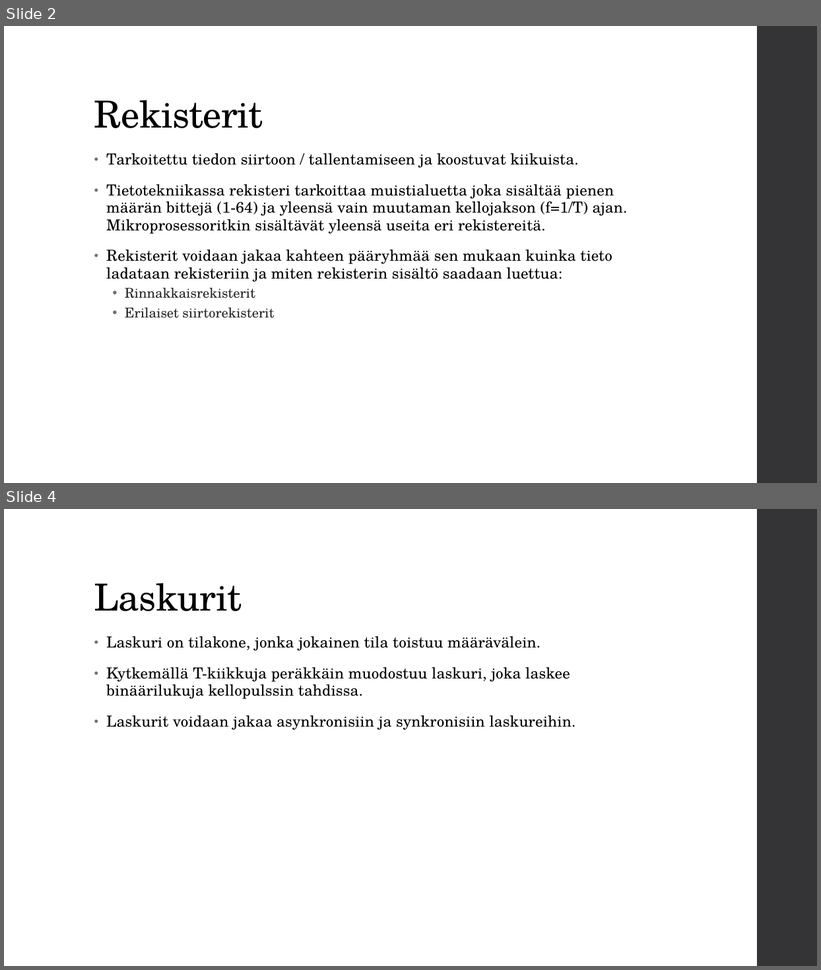
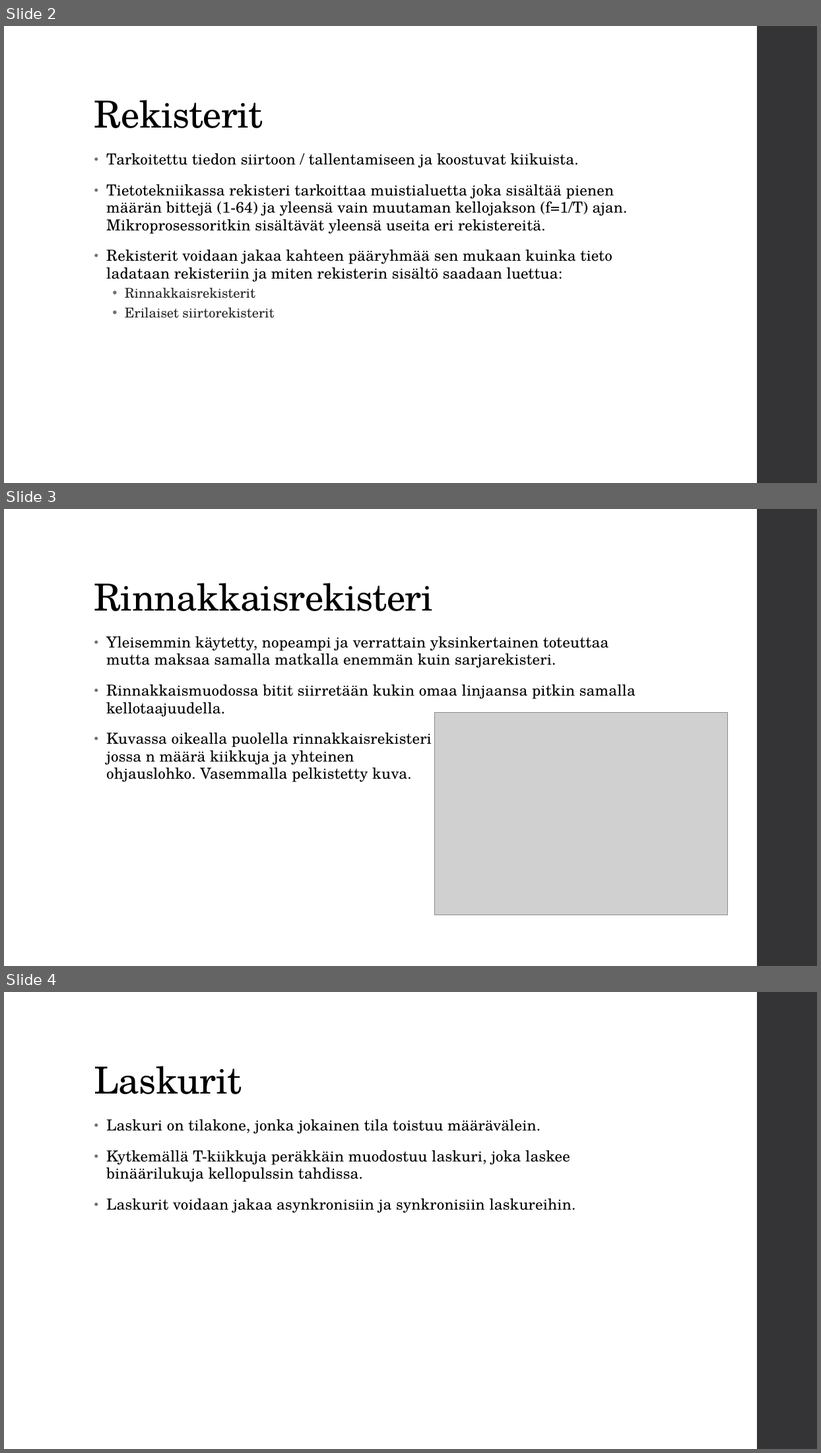
Before and after one commit to ArttuHeinonen/rekisteriLaskurit-digi2013, a slide deck: Rekisterit ja laskurit.pptx. Shown one above the other, each under a label of ours: slides 2 and 4 before the commit, slides 2, 3 and 4 after it; the slides between them are not shown. The pictures are 821x970 and 821x1453 pixels, drawn with LibreOffice and Linux fonts; fonts in the diff are those of the drawing; grey boxes stand for pictures. Boxes give left, top, right and bottom in pixels: in the first picture for what was removed or moved away, otherwise in the second. Text is boxed around its words. In the diff, an @@ line names an element or a change of style, - is before the commit and + after.

Commit message:
versio 1.3
päivitetty rinnakkaisrekisteri tietoja

```diff
--- a/Rekisterit ja laskurit.pptx
+++ b/Rekisterit ja laskurit.pptx
@@ slide 3 added at [4,509,817,966], background #FFFFFF; not listed: 1 template element that a slide beside it also shows @@
@@ title added at [94,583,433,611], 44 pt, text #000000 @@
+Rinnakkaisrekisteri
@@ text added at [106,636,636,782], 18 pt, text #000000 @@
+• Yleisemmin käytetty, nopeampi ja verrattain yksinkertainen toteuttaa mutta maksaa samalla matkalla enemmän kuin sarjarekisteri.
+• Rinnakkaismuodossa bitit siirretään kukin omaa linjaansa pitkin samalla kellotaajuudella.
+• Kuvassa oikealla puolella rinnakkaisrekisteri
+  jossa n määrä kiikkuja ja yhteinen
+  ohjauslohko. Vasemmalla pelkistetty kuva.
@@ picture added at [435,713,728,916] @@
```
Also in this commit, not shown: 1 slide removed.
